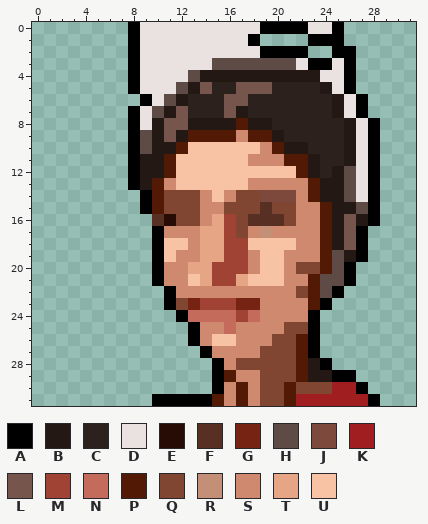
One commit to this pixel-art sprite: public/img/avatars/14753883_32x32.png. That is the earlier state.
The file is 32x32 pixels. Colours within 5 levels of each other are drawn and written as one.
Palette (. is transparent): A #000000  B #231814  C #2d211d  D #eae2e0  E #260c05  F #583023  G #762313  H #5f4b45  J #7e493d  K #a11e20  L #75554c  M #a14334  N #c46b5c  P #521905  Q #804631  R #c48f77  S #cf896e  T #e6a686  U #f8c2a4
And afterwards:
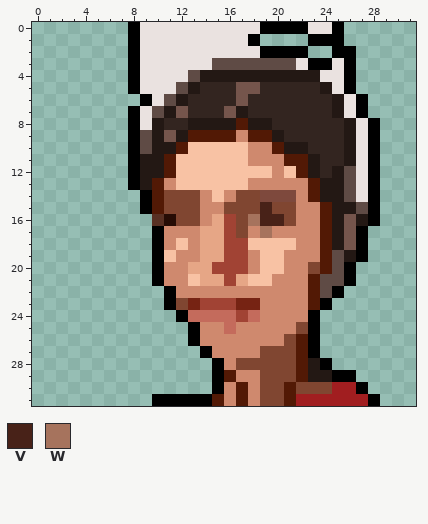
Colours new in this view: V #482218  W #a6735d
Change:
colour C: #2d211d -> #332520
Changed rows in their new state; - is a pixel that keeps its letter.
first column x 11:
 5 ---C----C---
 6 -----C------
 8 CC----------
10 -------S----
12 ---------S--
15 --------V---
16 -------WVV--
17 --------W---
18 S-----------
20 -----------S
21 ----T----S--
22 -----------S
25 ----------S-
26 ----SS---S--
